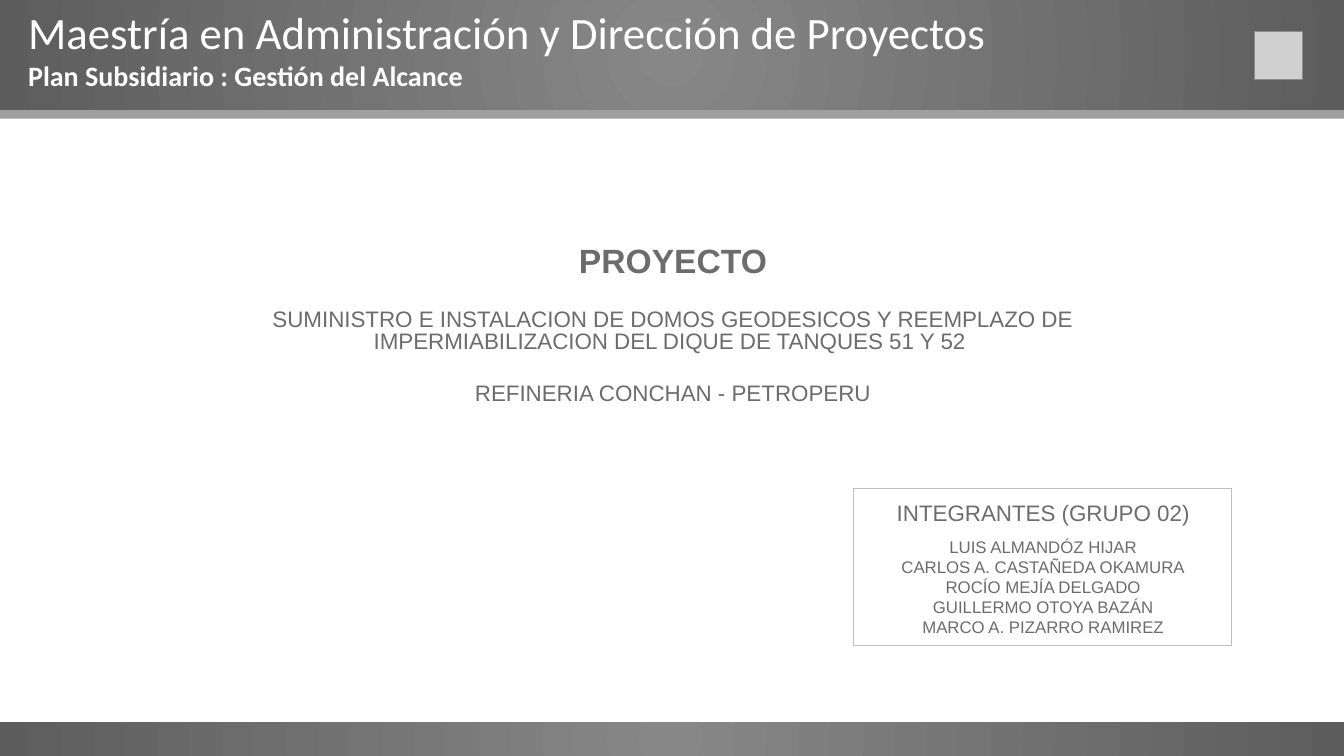
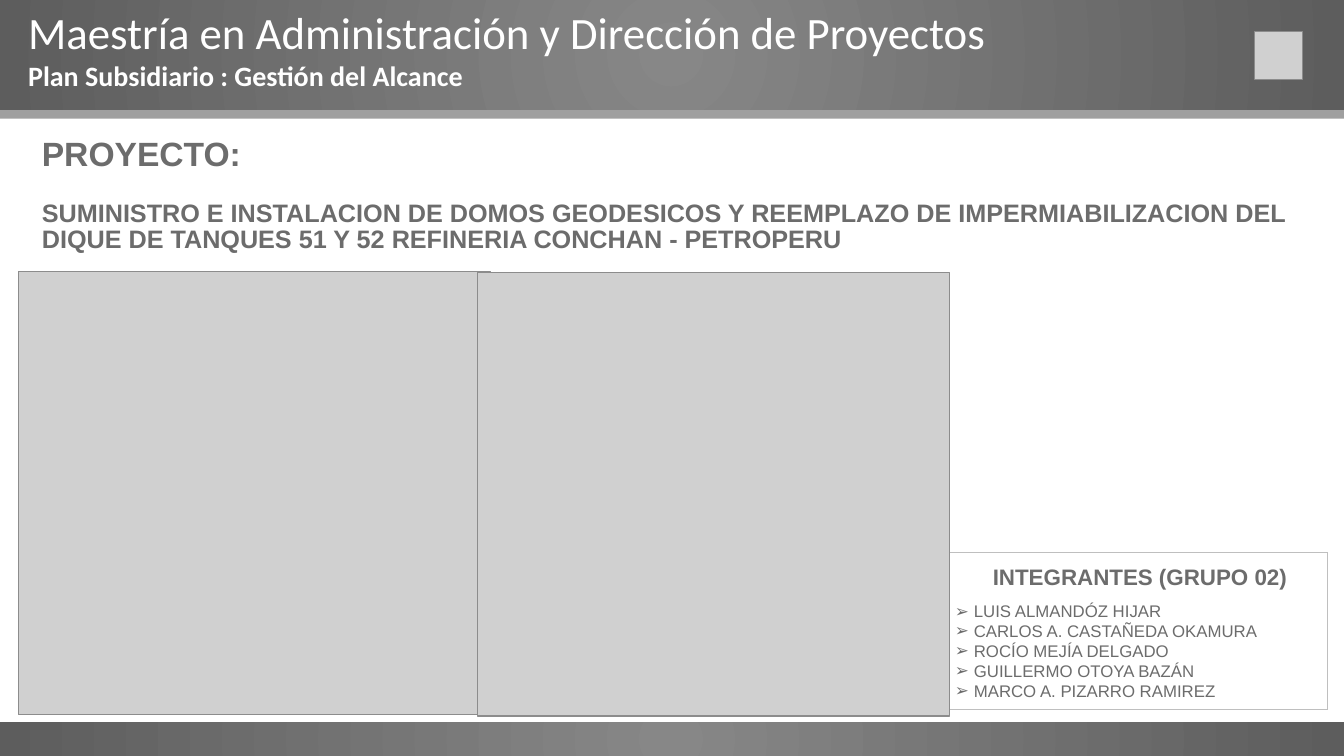
Before and after one commit to apizarro2012/p2018Domos, a slide deck: slide 1 of PDomos-PresentacionV1.0.pptx. Drawn at 1344x756 pixels with LibreOffice and Linux fonts; fonts in the diff are those of the drawing; grey boxes stand for pictures. Boxes give left, top, right and bottom in pixels: in the first picture for what was removed or moved away, otherwise in the second. Text is boxed around its words. In the diff, an @@ line names an element or a change of style, - is before the commit and + after.

```diff
--- a/PDomos-PresentacionV1.0.pptx
+++ b/PDomos-PresentacionV1.0.pptx
@@ text at [42,142,1285,253]: text changed; size 16 to 18 pt; bold on @@
-PROYECTO
-SUMINISTRO E INSTALACION DE DOMOS GEODESICOS Y REEMPLAZO DE IMPERMIABILIZACION DEL DIQUE DE TANQUES 51 Y 52
-REFINERIA CONCHAN - PETROPERU
+PROYECTO:
+SUMINISTRO E INSTALACION DE DOMOS GEODESICOS Y REEMPLAZO DE IMPERMIABILIZACION DEL DIQUE DE TANQUES 51 Y 52 REFINERIA CONCHAN - PETROPERU
@@ picture added at [18,271,490,715] @@
@@ picture added at [478,273,950,717] @@
@@ rectangle "INTEGRANTES (GRUPO 02)": place and size @@
-rectangle "INTEGRANTES (GRUPO 02)" at [853,488,1231,645]
+rectangle "INTEGRANTES (GRUPO 02)" at [950,553,1328,710]
@@ rectangle "INTEGRANTES (GRUPO 02)" at [950,553,1328,710]: bold on in "INTEGRANTES (GRUPO 02)"; alignment centre to left; bullet none to ➢ @@
```
Also in this commit, not shown: 9 other slides changed.
